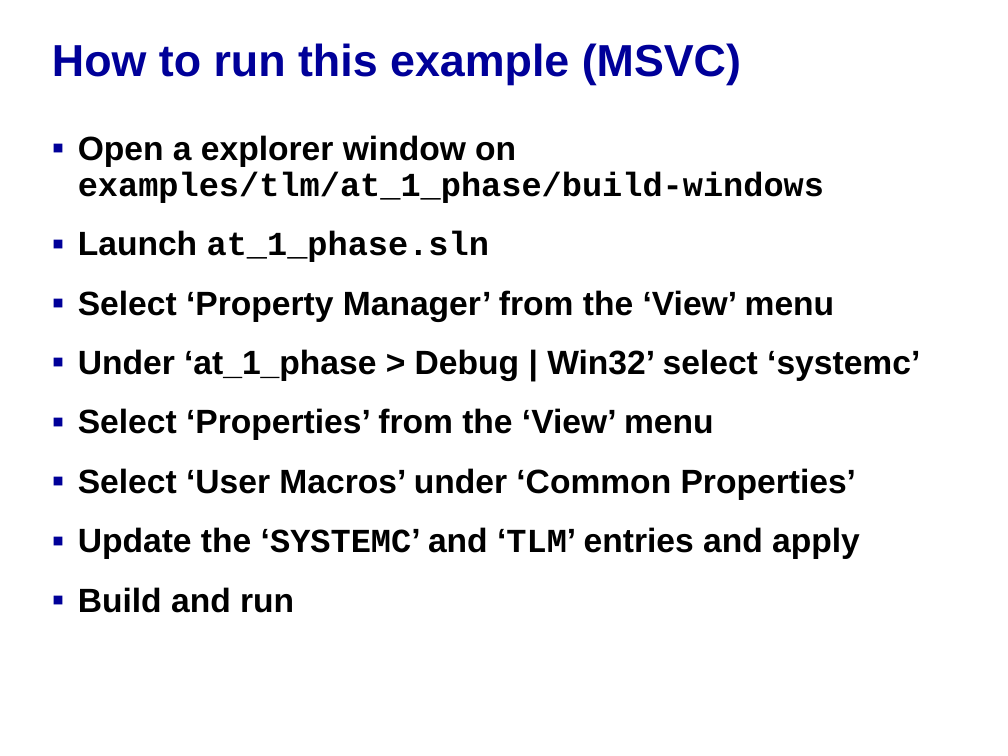
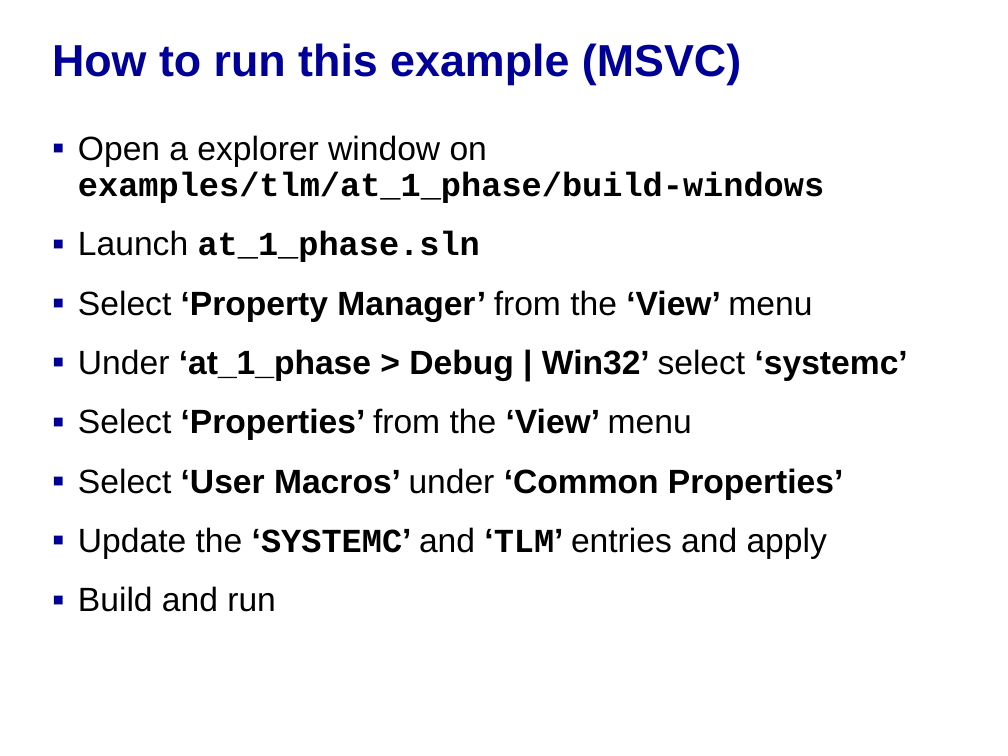
Before and after one commit to accellera-official/systemc, a slide deck: slide 5 of examples/tlm/at_1_phase/docs/at_1_phase_example_system.ppt. Drawn at 1008x756 pixels with LibreOffice and Linux fonts; fonts in the diff are those of the drawing; background and template pictures are left out. Boxes give left, top, right and bottom in pixels: in the first picture for what was removed or moved away, otherwise in the second. Text is boxed around its words. In the diff, an @@ line names an element or a change of style, - is before the commit and + after.

Commit message:
- updated at_1_phase_example_system.ppt

```diff
--- a/examples/tlm/at_1_phase/docs/at_1_phase_example_system.ppt
+++ b/examples/tlm/at_1_phase/docs/at_1_phase_example_system.ppt
@@ text "Open a explorer window on ..." at (x1=78, y1=135, x2=908, y2=612): bold off in "Open a explorer window on", "Launch", "Select from the menu", "Under select" and 4 more places @@
```
Also in this commit, not shown: 7 other slides changed, 5 other files.
